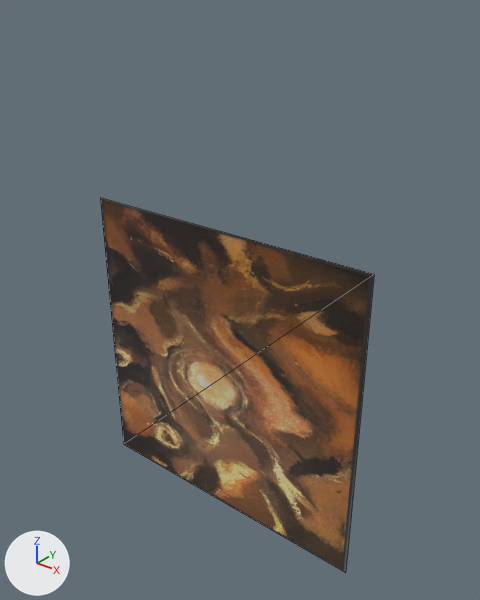
Before and after pictures for a commit that changed the glTF model images/ar/0013.glb.
One viewpoint serves both versions: a camera (50 mm lens) standing at (1.17, -1.357, 1.147) and looking at (0.046, 0.048, 0.275). The axes (+X, +Y, +Z) are drawn at lower left. The lights are the same throughout. The picture after the commit comes second. Mesh edges are drawn as thin lines.

The older version as bpy lines, for what is in view:
```python
me_mesh_0 = bpy.data.meshes.new('Mesh_0')
me_mesh_0.from_pydata(...)  # 4 vertices, 2 faces; spans x -0.5..0.5, y 0.0, z -0.5..0.5
me_mesh_0.materials.append(mat_material_0)  # picture img_image_0
ob_mesh_0 = bpy.data.objects.new('Mesh_0', me_mesh_0)
ob_mesh_0.location = (0.0, 0.0, 0.0)
```
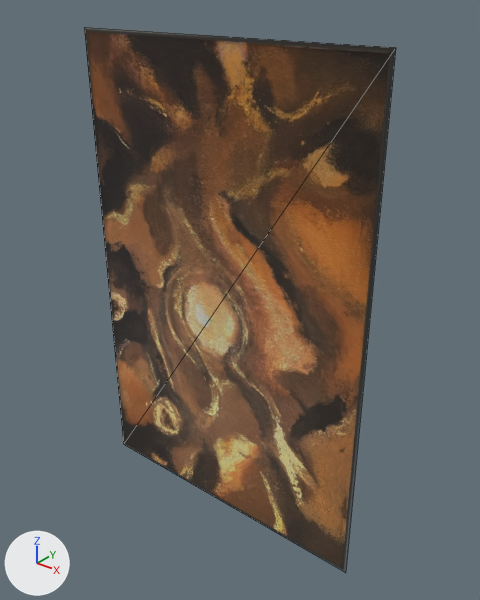
The newer file is also rescaled (x0.66), turned or shifted as a whole; pictures and numbers use the older file's frame.

Changed parts and their boxes (x1, y1, x2, y2) in the pictures (480 x 600 px):
'Mesh_0', reshaped (14% wider, 45% taller)
    before: (100, 198, 374, 573)
    after: (84, 27, 396, 573)

The edits, one by one:
me_mesh_0 is used by ob_mesh_0; location (0.0, 0.0, 0.0).
me_mesh_0 had 4 vertices, 2 faces and spanned x -0.5..0.5, y 0.0, z -0.5..0.5.
me_mesh_0 now has 4 vertices, 2 faces and spans x -0.5..0.5, y 0.0, z -0.5..1.015.
Part 1, on me_mesh_0:
Vertex 0 of me_mesh_0 moves from (-0.5, 0.0, 0.5) at pixel (100, 197) to (-0.5, 0.0, 1.015) at pixel (84, 27).
Vertex 1 of me_mesh_0 moves from (0.5, 0.0, 0.5) at pixel (374, 274) to (0.5, 0.0, 1.015) at pixel (395, 47).
